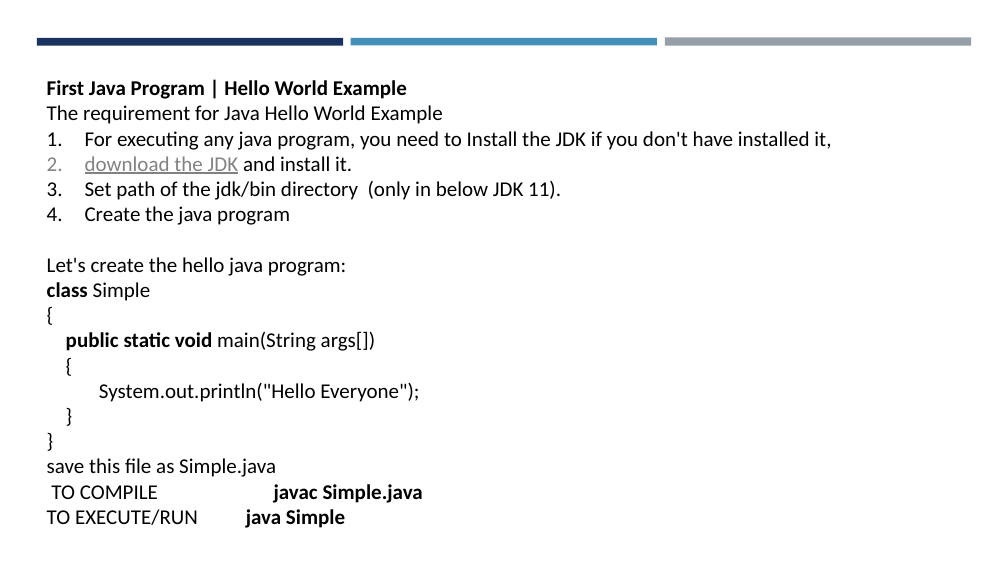
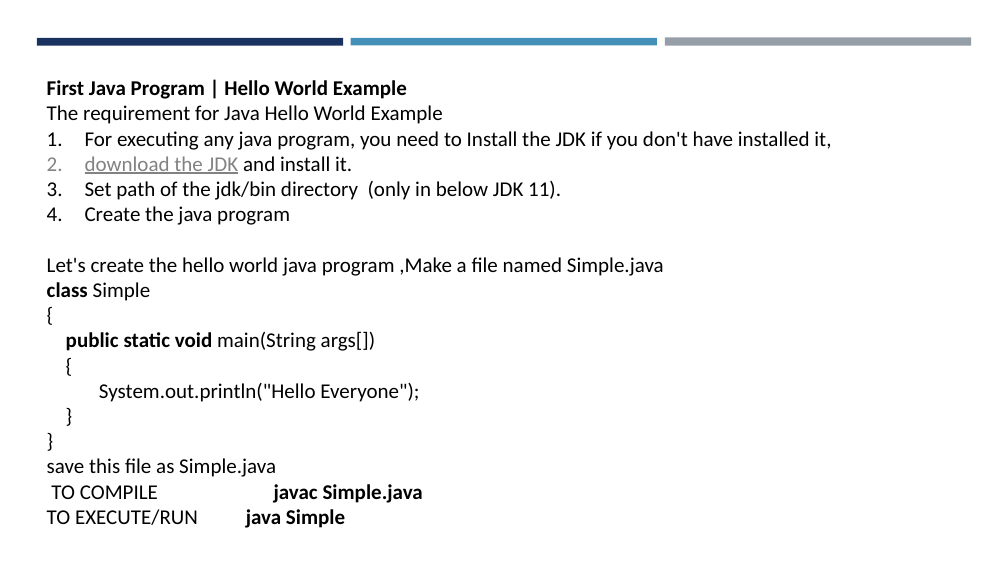
Before and after one commit to amantiwari8861/javaV1, a slide deck: slide 12 of javaSlides/Java Slides part 1.pptx (slide 10 before the commit). Drawn at 1008x567 pixels with LibreOffice and Linux fonts; fonts in the diff are those of the drawing. Boxes give left, top, right and bottom in pixels: in the first picture for what was removed or moved away, otherwise in the second. Text is boxed around its words. In the diff, an @@ line names an element or a change of style, - is before the commit and + after.

```diff
--- a/javaSlides/Java Slides part 1.pptx
+++ b/javaSlides/Java Slides part 1.pptx
@@ text at bbox=[47, 257, 664, 276]: text changed @@
-Let's create the hello java program:
+Let's create the hello world java program ,Make a file named Simple.java
```
Also in this commit, not shown: 4 other slides changed, 2 slides added, 43 other files.
